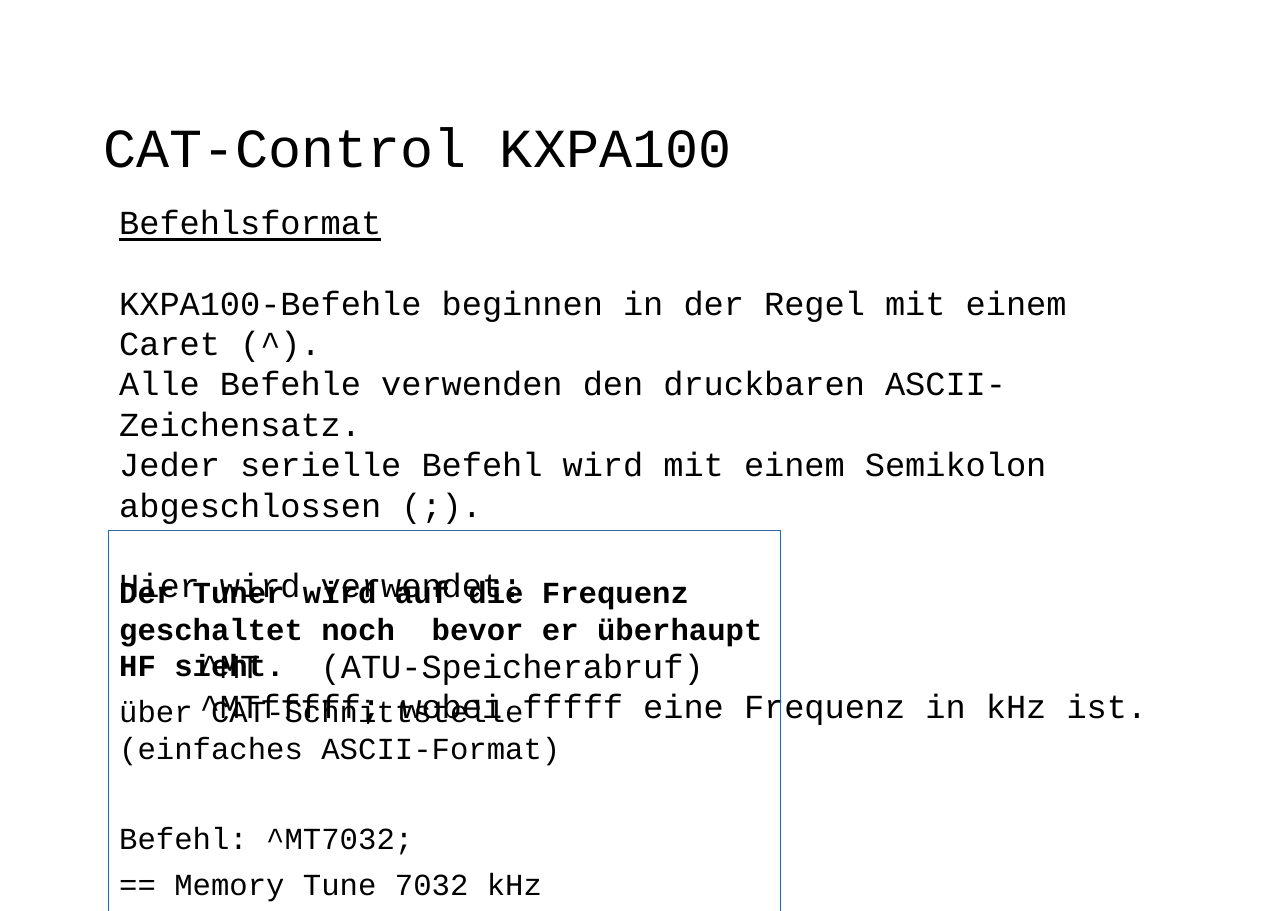
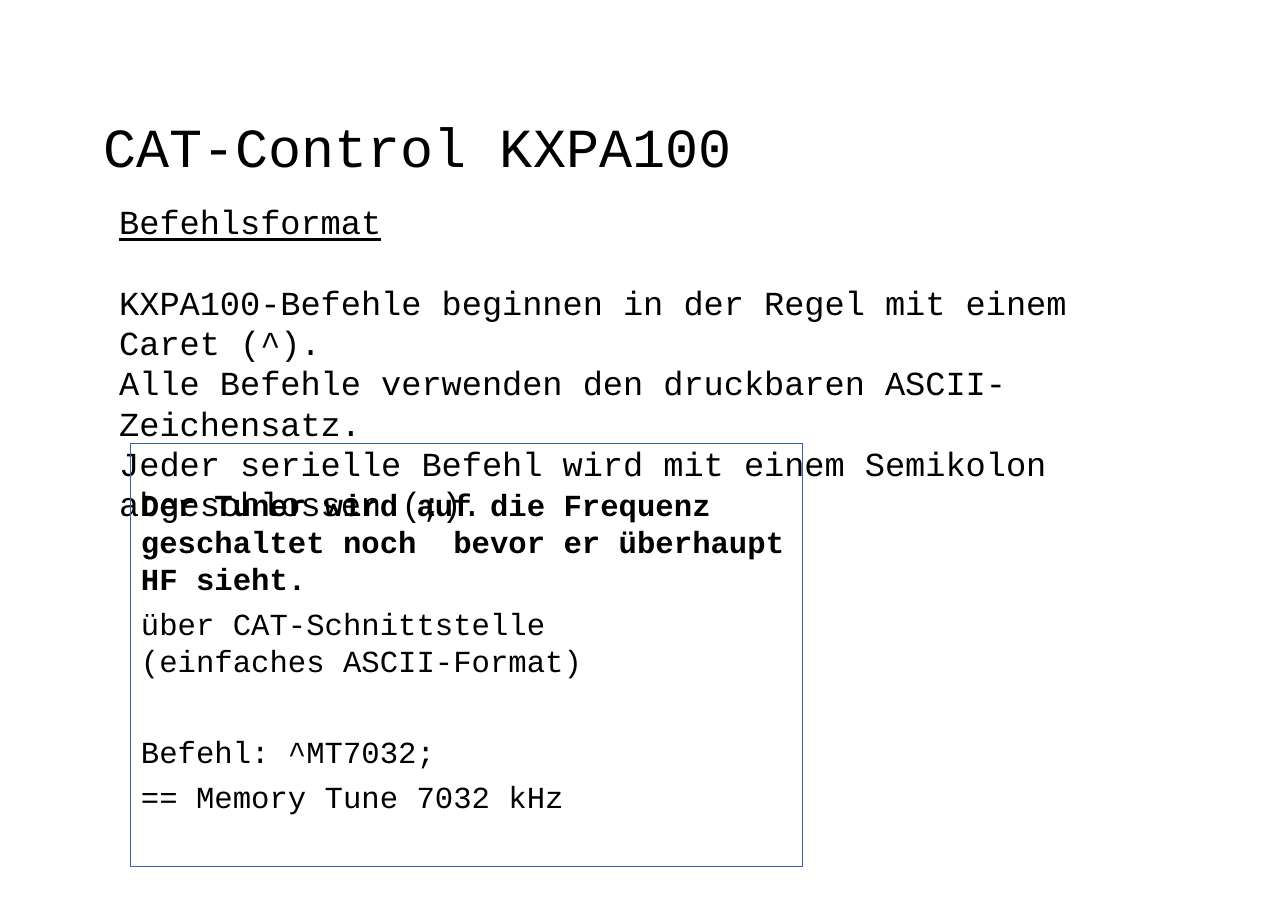
Before and after one commit to dk2jk/CAT--Control, a slide deck: slide 11 of Beispiele-CAT-Steuerung.odp. Drawn at 1288x911 pixels with LibreOffice and Linux fonts; fonts in the diff are those of the drawing. Boxes give left, top, right and bottom in pixels: in the first picture for what was removed or moved away, otherwise in the second. Text is boxed around its words. In the diff, an @@ line names an element or a change of style, - is before the commit and + after.

```diff
--- a/Beispiele-CAT-Steuerung.odp
+++ b/Beispiele-CAT-Steuerung.odp
@@ rectangle "Der Tuner wird auf die ...": place and size @@
-rectangle "Der Tuner wird auf die ..." at box(108, 531, 780, 911)
+rectangle "Der Tuner wird auf die ..." at box(130, 444, 802, 866)
@@ text at box(119, 573, 1148, 723): paragraphs removed @@
-Hier wird verwendet:
-^MT (ATU-Speicherabruf)
-^MTfffff; wobei fffff eine Frequenz in kHz ist.
```
Also in this commit, not shown: 1 other slide changed, 2 other files.
